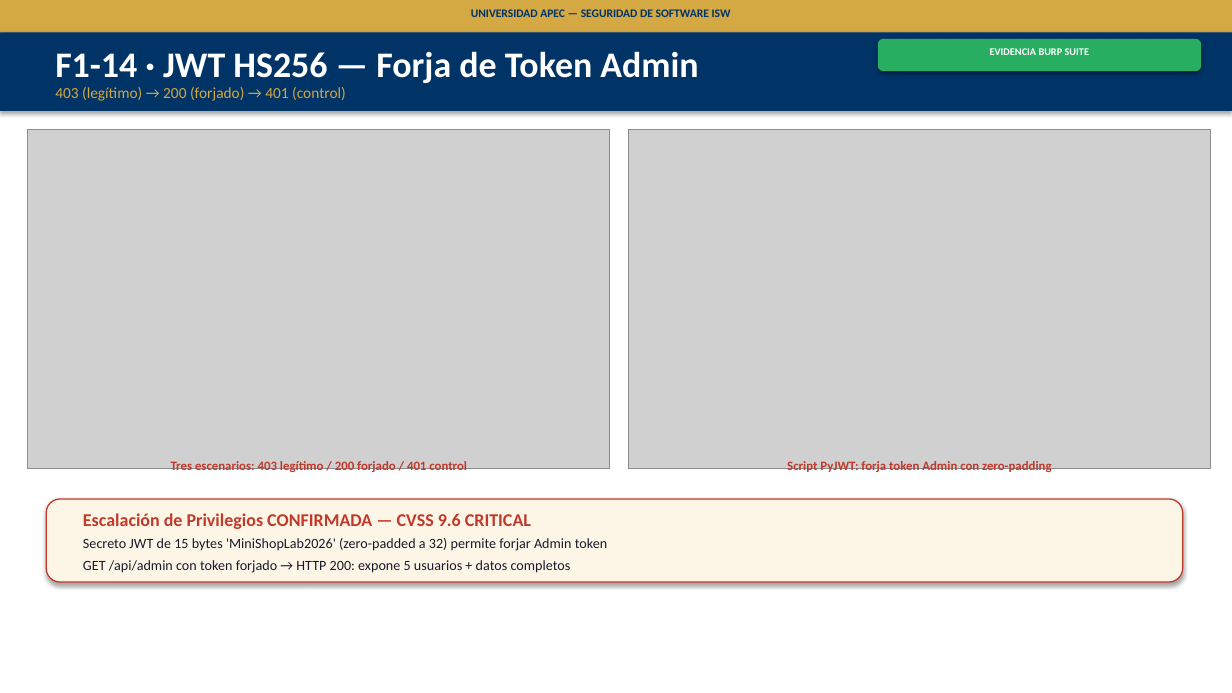
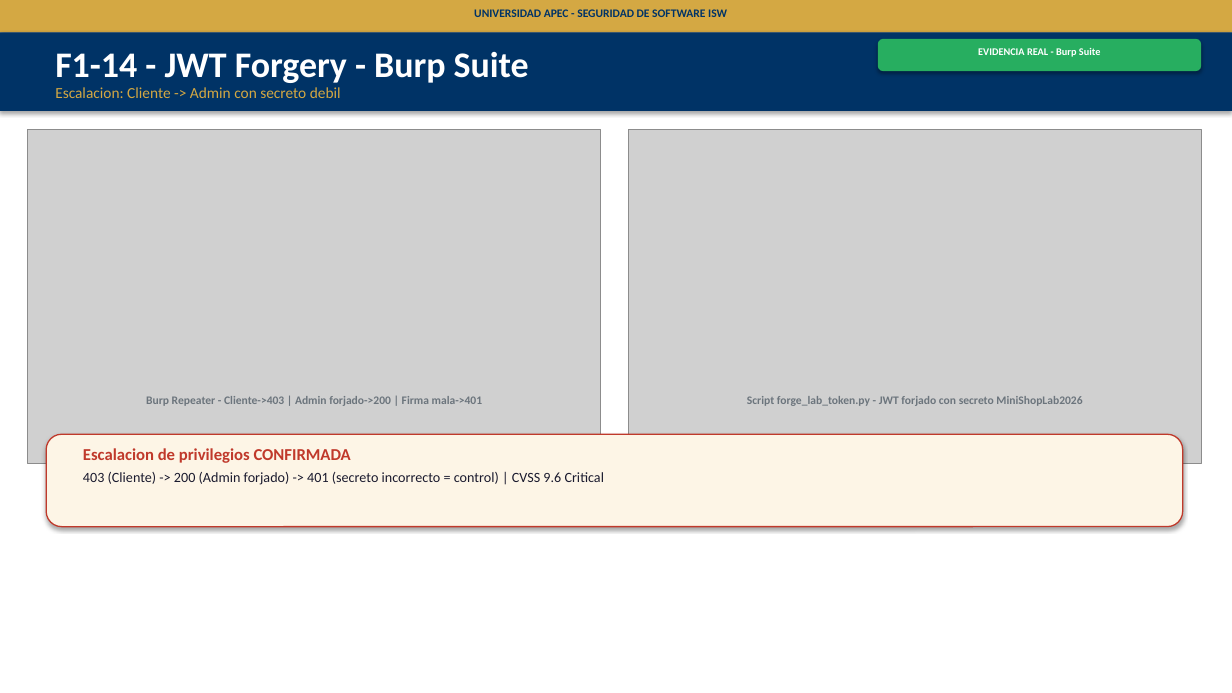
Before and after one commit to RainieryPeniaJrg/unapec-isw-mini-shop-security-lab, a slide deck: slide 15 of docs/fase1/presentacion-fase1-minishop.pptx (slide 17 before the commit). Drawn at 1232x693 pixels with LibreOffice and Linux fonts; fonts in the diff are those of the drawing; grey boxes stand for pictures. Boxes give left, top, right and bottom in pixels: in the first picture for what was removed or moved away, otherwise in the second. Text is boxed around its words. In the diff, an @@ line names an element or a change of style, - is before the commit and + after.

```diff
--- a/docs/fase1/presentacion-fase1-minishop.pptx
+++ b/docs/fase1/presentacion-fase1-minishop.pptx
@@ text at [474,9,727,17]: text changed @@
-UNIVERSIDAD APEC — SEGURIDAD DE SOFTWARE ISW
+UNIVERSIDAD APEC - SEGURIDAD DE SOFTWARE ISW
@@ text at [55,52,529,83]: text changed @@
-F1-14 · JWT HS256 — Forja de Token Admin
+F1-14 - JWT Forgery - Burp Suite
@@ text at [978,48,1100,57]: text changed @@
-EVIDENCIA BURP SUITE
+EVIDENCIA REAL - Burp Suite
@@ text at [55,87,341,98]: text changed @@
-403 (legítimo) → 200 (forjado) → 401 (control)
+Escalacion: Cliente -> Admin con secreto debil
@@ picture: place and size @@
-picture at [28,129,610,469]
+picture at [28,129,601,464]
@@ picture: place and size @@
-picture at [628,129,1211,469]
+picture at [628,129,1202,464]
@@ text at [146,396,483,406]: text changed; size 10 to 9 pt; text colour #C0392B to #6C757D @@
-Tres escenarios: 403 legítimo / 200 forjado / 401 control
+Burp Repeater - Cliente->403 | Admin forjado->200 | Firma mala->401
@@ text at [747,396,1082,406]: text changed; size 10 to 9 pt; text colour #C0392B to #6C757D @@
-Script PyJWT: forja token Admin con zero-padding
+Script forge_lab_token.py - JWT forjado con secreto MiniShopLab2026
@@ rounded rectangle: place and size @@
-rounded rectangle at [46,499,1183,582]
+rounded rectangle at [46,434,1183,527]
@@ text at [83,448,604,485]: text changed @@
-Escalación de Privilegios CONFIRMADA — CVSS 9.6 CRITICAL
-Secreto JWT de 15 bytes 'MiniShopLab2026' (zero-padded a 32) permite forjar Admin token
-GET /api/admin con token forjado → HTTP 200: expone 5 usuarios + datos completos
+Escalacion de privilegios CONFIRMADA
+403 (Cliente) -> 200 (Admin forjado) -> 401 (secreto incorrecto = control) | CVSS 9.6 Critical
```
Also in this commit, not shown: 18 other slides changed, 1 slide added, 3 slides removed.
